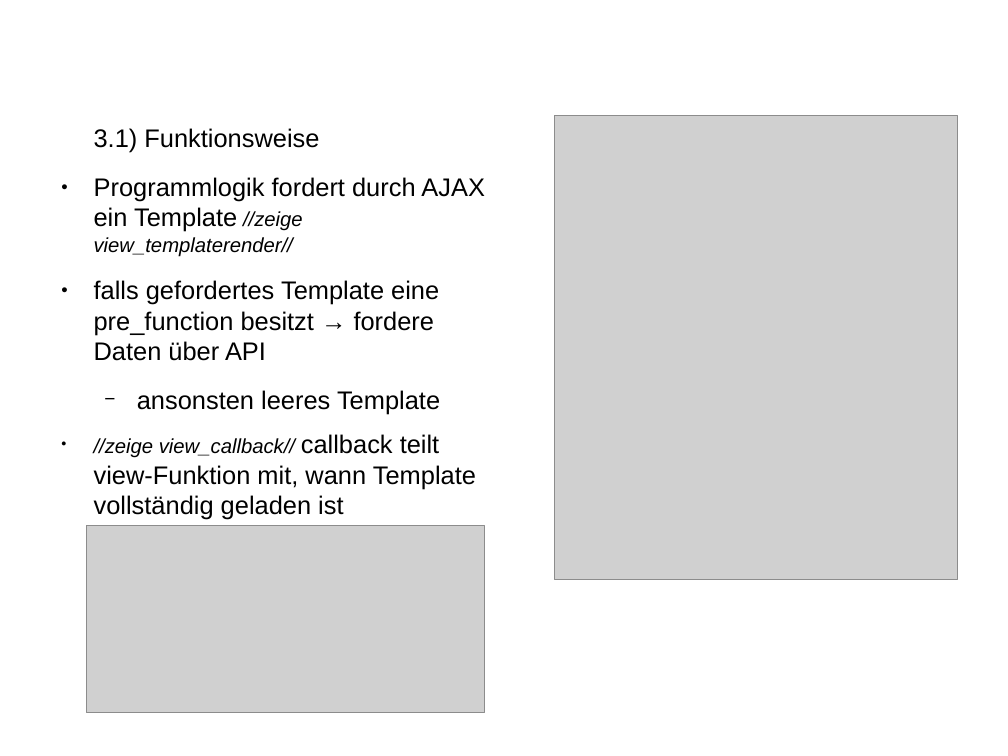
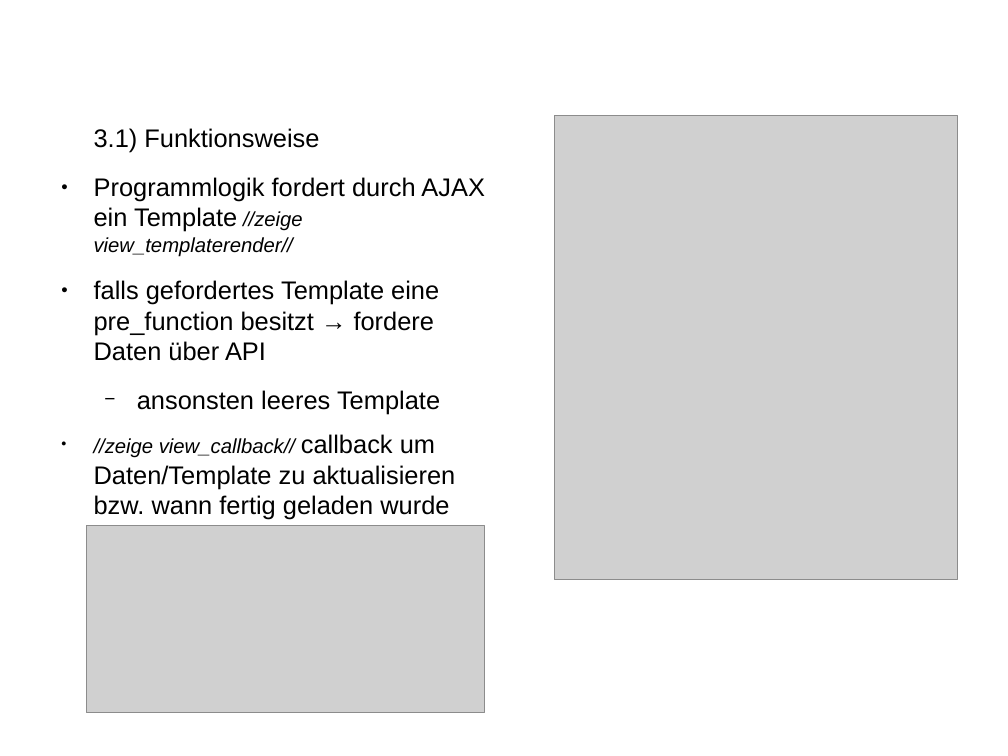
Before and after one commit to jomehr/wba1-2016-backslash, a slide deck: slide 3 of T08-HTML/presentation/T08-Präsi_raw.odp. Drawn at 1008x756 pixels with LibreOffice and Linux fonts; fonts in the diff are those of the drawing; grey boxes stand for pictures. Boxes give left, top, right and bottom in pixels: in the first picture for what was removed or moved away, otherwise in the second. Text is boxed around its words. In the diff, an @@ line names an element or a change of style, - is before the commit and + after.

```diff
--- a/T08-HTML/presentation/T08-Präsi_raw.odp
+++ b/T08-HTML/presentation/T08-Präsi_raw.odp
@@ text at (94,434,456,520): text changed @@
-● //zeige view_callback// callback teilt view-Funktion mit, wann Template vollständig geladen ist
+● //zeige view_callback// callback um Daten/Template zu aktualisieren bzw. wann fertig geladen wurde
```
Also in this commit, not shown: 2 other slides changed, 1 other file.
